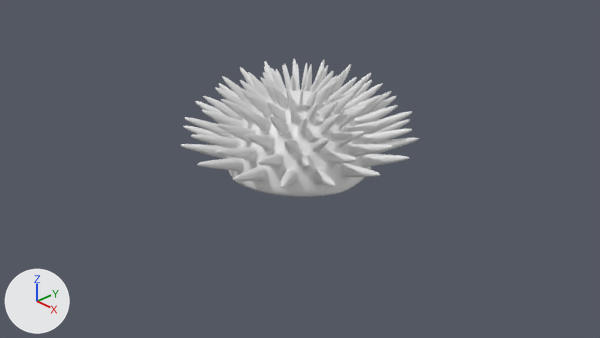
An edit to the Blender file Otros/Erizo de mar/Erizo de mar.blend, drawn before and after from the same camera.
Before and after are seen from the file's camera 'Camera'. The lights are fixed; the arrows at lower left show +X, +Y and +Z.
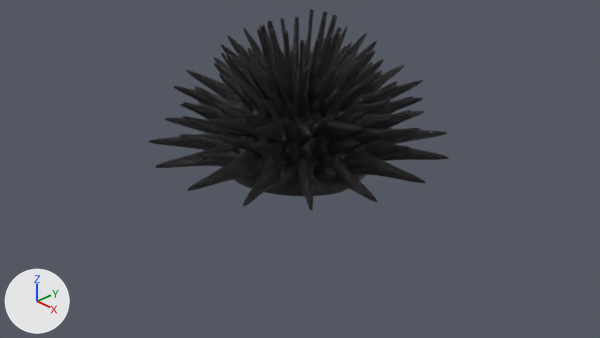
Pixel boxes [x1, y1, x2, y2] of what changed, in the pictures (600 x 338 px):
'Sphere', reshaped, rescaled (26% wider, 45% taller)
    before: [181, 58, 420, 197]
    after: [148, 9, 449, 211]
part 1 of me_sphere, built on
    before: [260, 64, 338, 105]
    after: [148, 9, 449, 211]
part 2 of me_sphere, recoloured (grey to black)
    before: [181, 58, 420, 197]
    after: [180, 37, 420, 196]

The change, as a list of edits to the scene's bpy script:
```text
Add mat_material_001:
    mat_material_001 = bpy.data.materials.new('Material.001')
    # nodes: BsdfPrincipled, Bump, OutputMaterial, TexNoise, ValToRGB
    # colours: black #140d08, black #00011a, black #000000
Change me_sphere:
    used by ob_sphere; location = (0.0, 0.0, 0.0)
    remove me_sphere.from_pydata(...)  # 1074 vertices, 1088 faces; spans x -1.64..1.64, y -1.64..1.64, z 0.0..1.3
    add me_sphere.from_pydata(...)  # 1524 vertices, 1540 faces; spans x -2.09..2.09, y -2.09..2.09, z 0.0..1.57
    me_sphere part 1: 64 vertices moved from x -0.55..0.55, y -0.55..0.55, z 1.27..1.3 to x -0.55..0.55, y -0.55..0.55, z 1.47..1.57; 450 vertices added at x -2.09..2.09, y -2.09..2.09, z 0.29..1.56
    me_sphere part 2: 978 faces spanning x -1.64..1.64, y -1.64..1.64, z 0.0..1.57 switch from no material to mat_material_001
Change ob_sphere:
    ob_sphere.scale: (1.0, 1.0, 1.0) -> (1.0, 1.0, 1.29)
```
